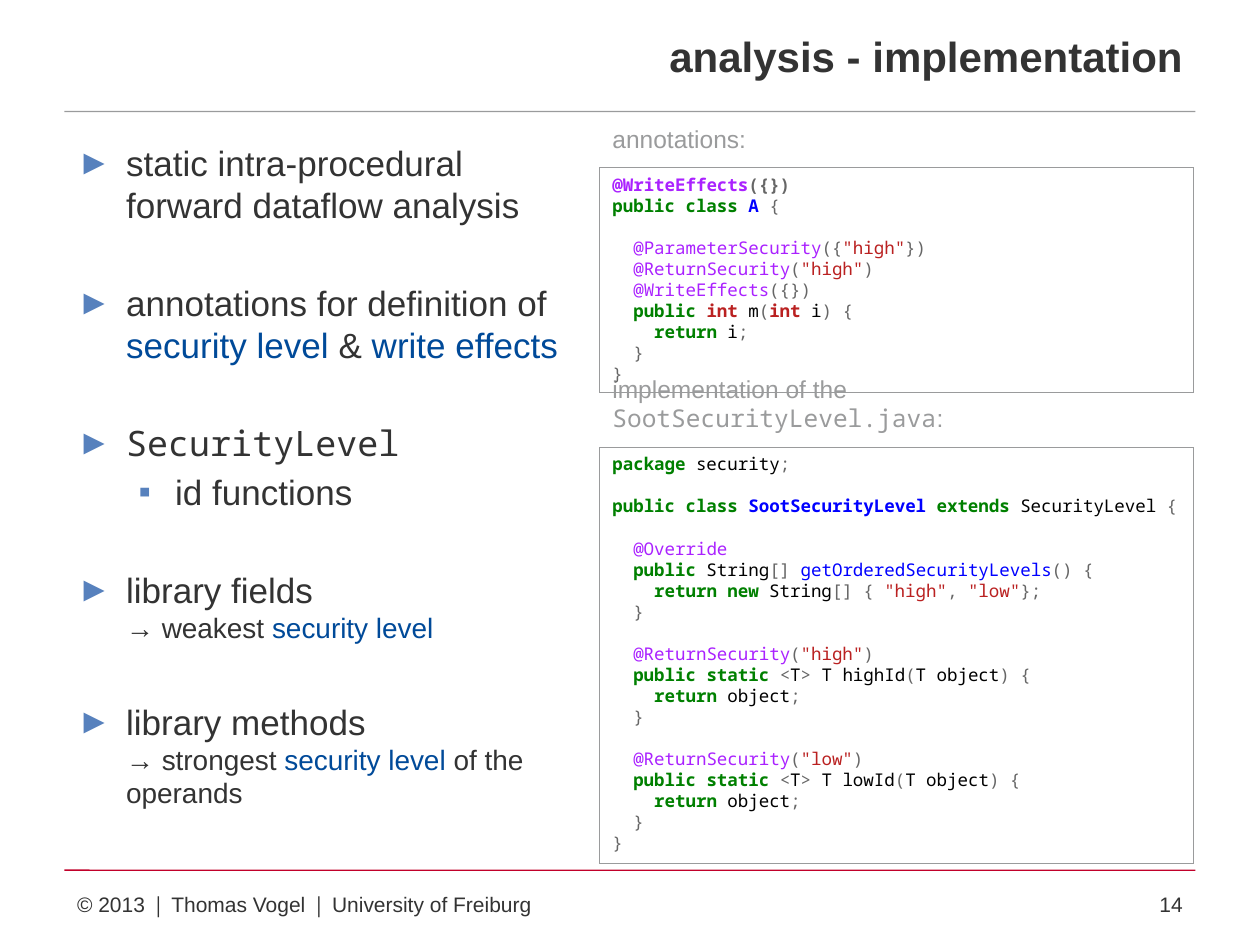
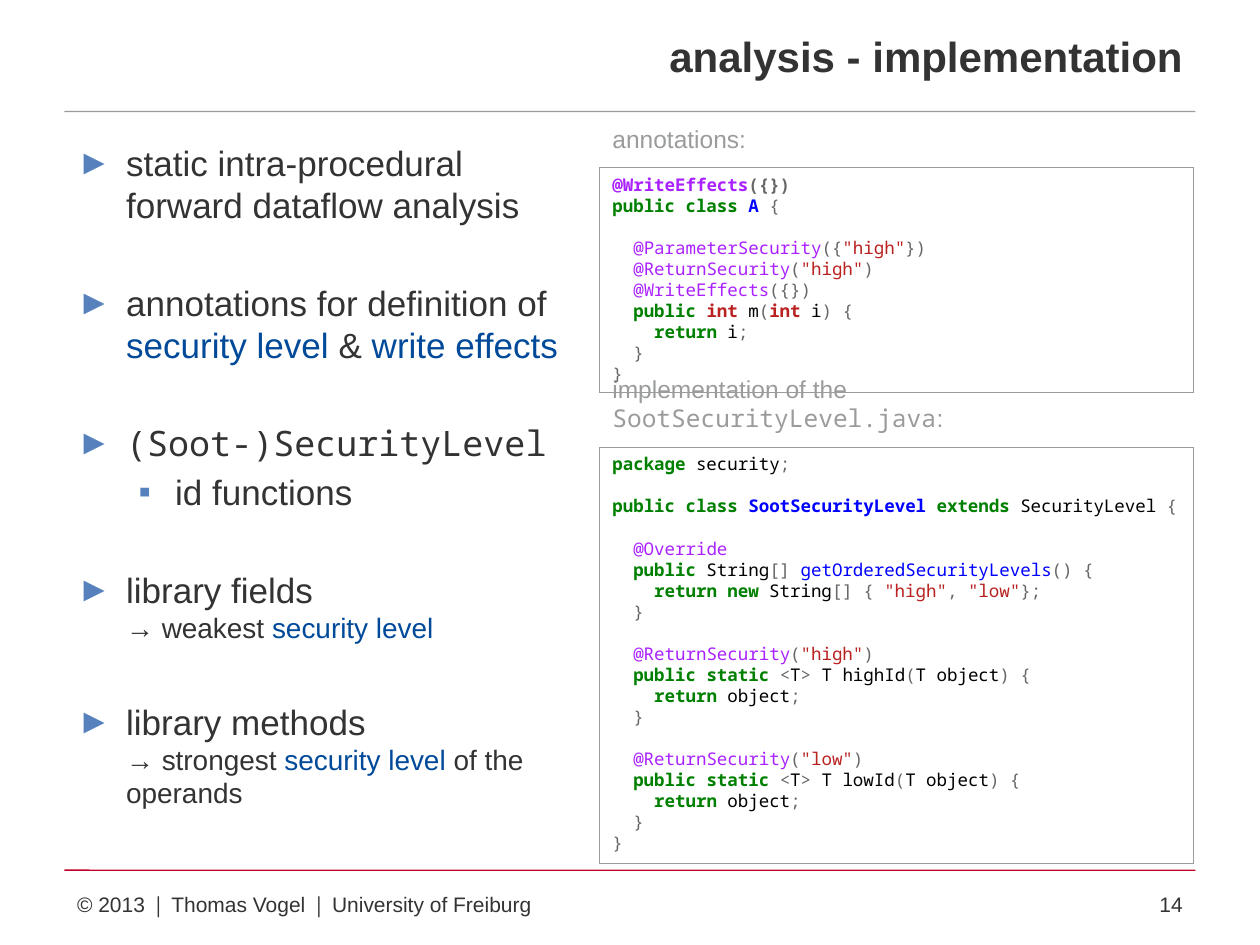
Before and after one commit to proglang/jgs, a slide deck: slide 14 of presentation/presentation.pptx. Drawn at 1260x945 pixels with LibreOffice and Linux fonts; fonts in the diff are those of the drawing. Boxes give left, top, right and bottom in pixels: in the first picture for what was removed or moved away, otherwise in the second. Text is boxed around its words. In the diff, an @@ line names an element or a change of style, - is before the commit and + after.

```diff
--- a/presentation/presentation.pptx
+++ b/presentation/presentation.pptx
@@ text at (126, 429, 546, 465): text changed @@
-► SecurityLevel
+► (Soot-)SecurityLevel
```
Also in this commit, not shown: 1 other slide changed, 5 other files.
